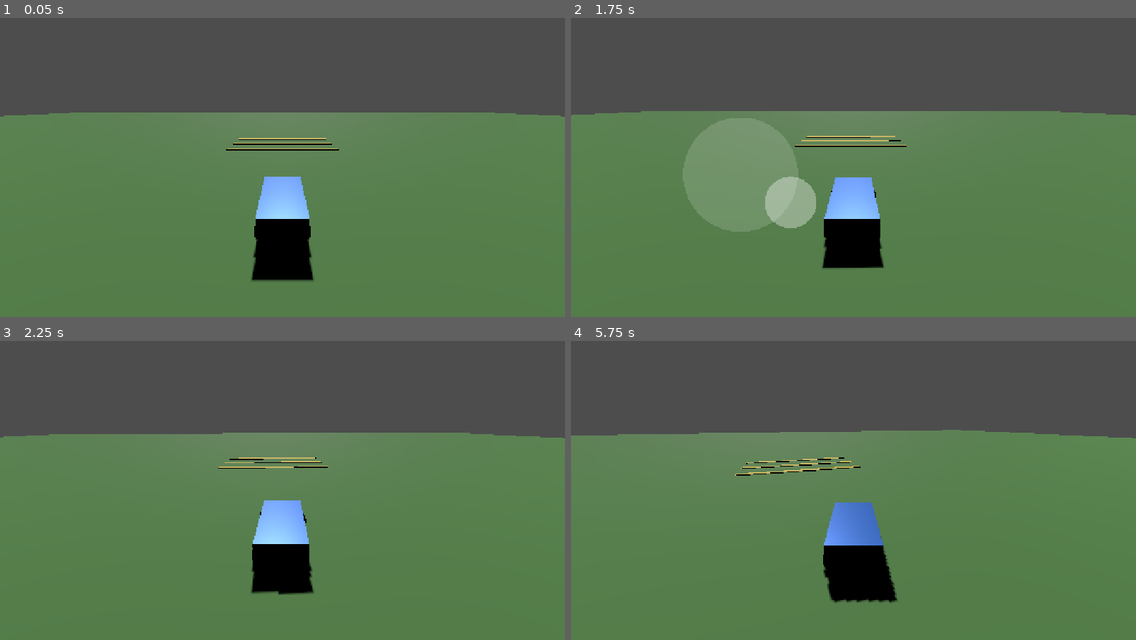
Above: before the commit, frames 1-4 (two rows, left to right).
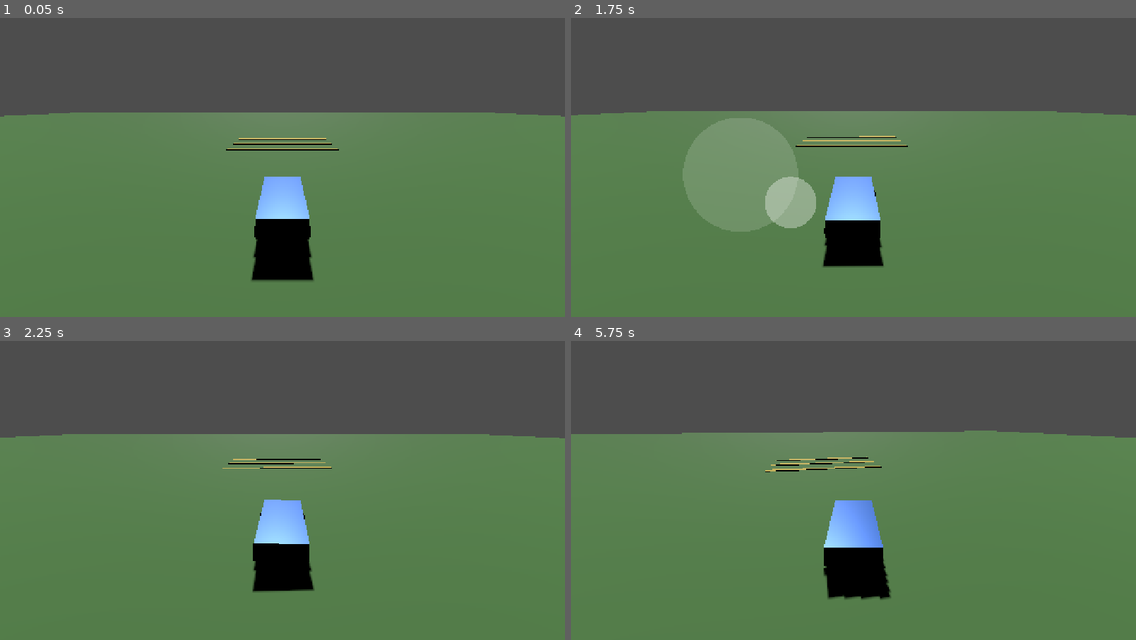
Above: after the commit, the same moments.

Repository: mihaelaradu1005-source/RacerMobile
Game: Godot game, scene res://scenes/world.tscn
Same seed, same stepped clock (60 frames per second), same inputs: the game is played once before the commit and once after it.
Inputs (mouse positions are in pixels of both pictures, inside the frame that each line leads up to):
- Up to frame 1 (0.05 s): no input
- Up to frame 2 (1.75 s): move the mouse to (977, 143) at 0.52 s; hold D (move_right) 0.53-1.25 s; click (977, 143) at 0.67 s; tap Enter at 1.25 s; drag from (740, 173) to (825, 221) at 1.27 s
- Up to frame 3 (2.25 s): move the mouse to (339, 412) at 2.02 s; hold D (move_right) from 2.03 s (still down)
- Up to frame 4 (5.75 s): release D (move_right) at 2.75 s; drag from (825, 544) to (684, 433) at 2.77 s; move the mouse to (1023, 529) at 3.52 s; hold A (move_left) 3.53-4.25 s; drag from (684, 433) to (768, 400) at 4.27 s; move the mouse to (881, 481) at 5.02 s; hold S (move_back) from 5.03 s (still down); click (881, 481) at 5.17 s

Frame 1 is identical in both runs. In frame 2, 0.3% of the frame differs, in the area x 0-99%, y 31-84%; in frame 3, 0.9%; in frame 4, 2.4%, in the area x 0-100%, y 29-88%.

Commit message:
fix: vehicle too fast + rollover — cap speed, lower CoM, auto-upright
On-device feedback: car was too fast and flipped onto its roof in a turn
and stayed stuck.

- max_engine_force 2200 -> 1400, add max_speed cap (18 m/s ≈ 65 km/h)
- lower center of mass to (0,-0.6,0) so hard cornering can't tip it
- max_steer_angle 0.45 -> 0.4, slightly stronger speed-based steer reduction
- add auto-upright: if upside-down for ~2s, right the car in place
- Verified headless: stays upright (up_y ~1.0) through a full-speed turn;
  flip_test confirms a flipped car recovers within ~2.5s

Co-Authored-By: Claude Opus 4.8 <noreply@anthropic.com>

Diff:
--- a/scenes/car.tscn
+++ b/scenes/car.tscn
@@ -26,6 +26,8 @@
 
 [node name="Car" type="VehicleBody3D"]
 mass = 800.0
+center_of_mass_mode = 1
+center_of_mass = Vector3(0, -0.6, 0)
 script = ExtResource("1_car")
 
 [node name="Chassis" type="MeshInstance3D" parent="."]
--- a/scripts/car.gd
+++ b/scripts/car.gd
@@ -11,19 +11,28 @@
 #   stick left/right = steer
 
 ## Peak drive force applied to the traction wheels (Newtons-ish).
-@export var max_engine_force: float = 2200.0
+@export var max_engine_force: float = 1400.0
+
+## Top speed in m/s; above this the engine stops pushing (~18 m/s ≈ 65 km/h).
+@export var max_speed: float = 18.0
 
 ## Brake force applied when reversing against forward motion.
 @export var max_brake_force: float = 60.0
 
-## Maximum steering angle in radians (~0.45 rad ≈ 26°).
-@export var max_steer_angle: float = 0.45
+## Maximum steering angle in radians (~0.4 rad ≈ 23°).
+@export var max_steer_angle: float = 0.4
 
 ## How fast the wheels turn toward the target steering angle (rad/s of input).
 @export var steer_speed: float = 3.0
 
+## Seconds spent upside-down before the car auto-rights itself.
+@export var flip_recover_time: float = 2.0
+
 # The on-screen touch joystick, if present (found by group at runtime).
 var _joystick: Node = null
+
+# How long we've been flipped over (for auto-recovery).
+var _upside_time: float = 0.0
 
 
 func _get_input() -> Vector2:
@@ -41,6 +50,8 @@
 
 
 func _physics_process(delta: float) -> void:
+	_handle_flip_recovery(delta)
+
 	var input := _get_input()
 
 	# Forward is "stick up", which is negative y in our convention.
@@ -59,14 +70,37 @@
 		engine_force = throttle * max_engine_force
 		brake = 0.0
 
-	# Reduce steering authority as speed rises so the car doesn't spin out at
-	# high speed, while staying nimble when slow. Full angle up to ~easing, down
-	# to 35% at high speed.
+	# Cap the top speed: once we're already at max, stop adding engine force.
+	if absf(forward_speed) >= max_speed:
+		engine_force = 0.0
+
+	# Reduce steering authority as speed rises so the car doesn't spin out or tip
+	# over at high speed, while staying nimble when slow.
 	var speed := linear_velocity.length()
-	var speed_factor := clampf(1.0 - speed / 40.0, 0.35, 1.0)
+	var speed_factor := clampf(1.0 - speed / 35.0, 0.35, 1.0)
 
 	# Ease the steering toward the target angle so turns aren't instant.
 	# Positive steering turns the car toward +X (driver's right), so pushing the
 	# stick right (input.x > 0) maps straight through.
 	var target_steer := input.x * max_steer_angle * speed_factor
 	steering = move_toward(steering, target_steer, steer_speed * delta)
+
+
+func _handle_flip_recovery(delta: float) -> void:
+	# The car's own "up" vector; if it points downward we're on our roof/side.
+	if global_transform.basis.y.y < 0.2:
+		_upside_time += delta
+		if _upside_time >= flip_recover_time:
+			_upright()
+			_upside_time = 0.0
+	else:
+		_upside_time = 0.0
+
+
+func _upright() -> void:
+	# Re-place the car level and slightly lifted, keeping its heading, and clear
+	# all momentum so it doesn't immediately roll again.
+	var yaw := rotation.y
+	global_transform = Transform3D(Basis(Vector3.UP, yaw), global_position + Vector3.UP * 1.0)
+	linear_velocity = Vector3.ZERO
+	angular_velocity = Vector3.ZERO
--- /dev/null
+++ b/tests/flip_test.gd
@@ -0,0 +1,33 @@
+extends Node
+
+# Starts the car upside-down and checks car.gd's auto-recovery flips it back
+# upright within a couple of seconds, so a rollover can never leave the player
+# stuck wheels-up.
+
+var _car: VehicleBody3D
+var _frames: int = 0
+
+
+func _ready() -> void:
+	_car = _find_vehicle(get_tree().root)
+
+
+func _find_vehicle(n: Node) -> VehicleBody3D:
+	if n is VehicleBody3D:
+		return n
+	for c in n.get_children():
+		var found := _find_vehicle(c)
+		if found != null:
+			return found
+	return null
+
+
+func _physics_process(_d: float) -> void:
+	_frames += 1
+	if _frames % 30 == 0 and _car != null:
+		var up_y := _car.global_transform.basis.y.y
+		print("frame=%d  up_y=%.2f  (%s)" % [
+			_frames, up_y, ("upright" if up_y > 0.5 else "flipped")])
+	if _frames >= 200:
+		print("FLIPTEST DONE")
+		get_tree().quit()
--- /dev/null
+++ b/tests/flip_test.tscn
@@ -0,0 +1,21 @@
+[gd_scene load_steps=4 format=3 uid="uid://cfliptest0ph2rec"]
+
+[ext_resource type="PackedScene" path="res://scenes/car.tscn" id="1_car"]
+[ext_resource type="Script" path="res://tests/flip_test.gd" id="2_test"]
+
+[sub_resource type="BoxShape3D" id="GroundBox"]
+size = Vector3(100, 0.4, 100)
+
+[node name="FlipTest" type="Node3D"]
+
+[node name="Ground" type="StaticBody3D" parent="."]
+
+[node name="GroundCollision" type="CollisionShape3D" parent="Ground"]
+transform = Transform3D(1, 0, 0, 0, 1, 0, 0, 0, 1, 0, -0.2, 0)
+shape = SubResource("GroundBox")
+
+[node name="Car" parent="." instance=ExtResource("1_car")]
+transform = Transform3D(-1, 0, 0, 0, -1, 0, 0, 0, 1, 0, 1.5, 0)
+
+[node name="Tester" type="Node" parent="."]
+script = ExtResource("2_test")
--- a/tests/input_path_test.gd
+++ b/tests/input_path_test.gd
@@ -42,16 +42,14 @@
 
 	if _frames % 30 == 0:
 		var kmh := 0.0
-		var xx := 0.0
-		var zz := 0.0
+		var up_y := 1.0
 		var yaw := 0.0
 		if _car != null:
 			kmh = _car.linear_velocity.length() * 3.6
-			xx = _car.global_position.x
-			zz = _car.global_position.z
+			up_y = _car.global_transform.basis.y.y   # 1 = level, <0 = flipped
 			yaw = rad_to_deg(_car.rotation.y)
-		print("frame=%d  %s  speed=%.1f km/h  x=%.1f  z=%.1f  yaw=%.0f" % [
-			_frames, phase, kmh, xx, zz, yaw])
+		print("frame=%d  %s  speed=%.1f km/h  yaw=%.0f  up_y=%.2f (%s)" % [
+			_frames, phase, kmh, yaw, up_y, ("upright" if up_y > 0.5 else "TIPPED")])
 
 	if _frames >= 300:
 		print("INPUTTEST DONE")
Not shown, added: tests/flip_test.gd.uid
